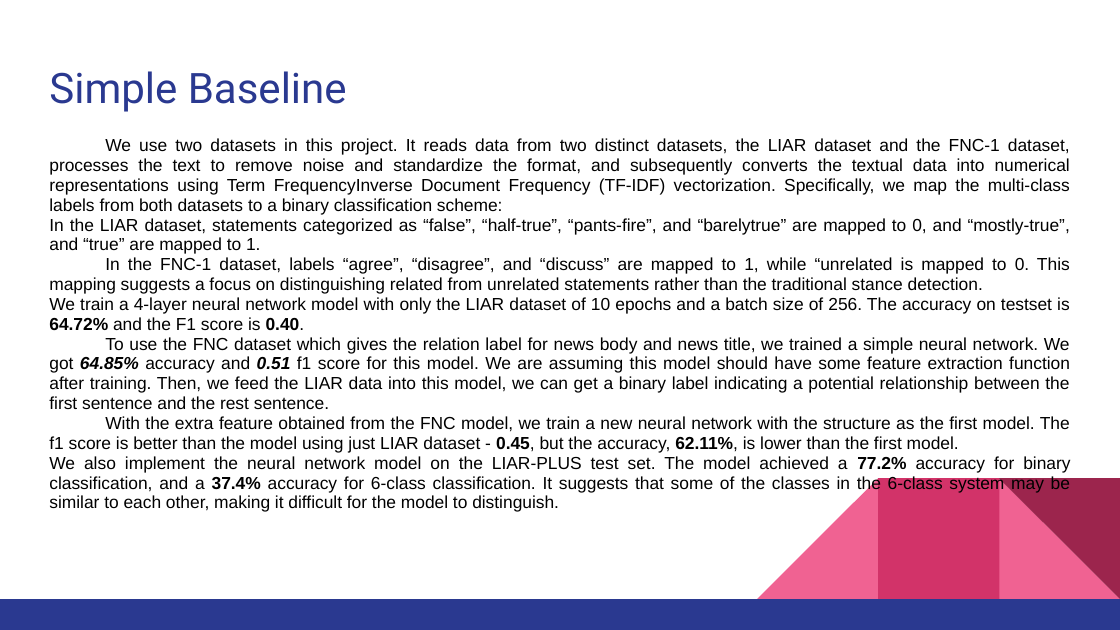
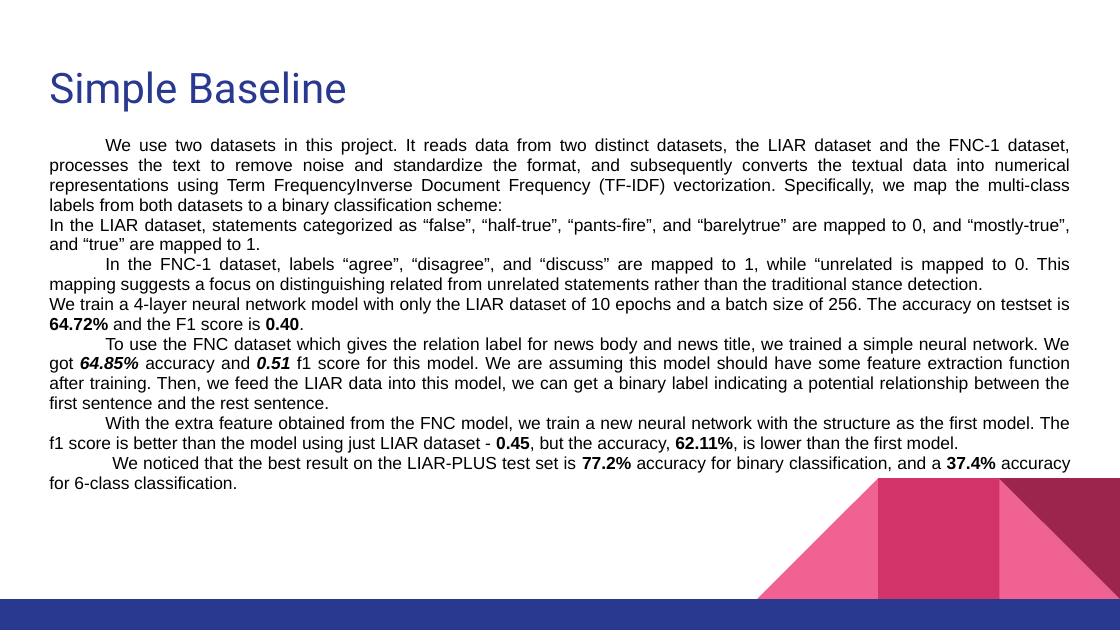
Before and after one commit to kevin00hu/CIS-5300-final-project, a slide deck: slide 7 of milestone 3/Fake News Detection.pptx. Drawn at 1120x630 pixels with LibreOffice and Linux fonts; fonts in the diff are those of the drawing. Boxes give left, top, right and bottom in pixels: in the first picture for what was removed or moved away, otherwise in the second. Text is boxed around its words. In the diff, an @@ line names an element or a change of style, - is before the commit and + after.

```diff
--- a/milestone 3/Fake News Detection.pptx
+++ b/milestone 3/Fake News Detection.pptx
@@ text at box(49, 456, 1070, 489): text changed @@
-We also implement the neural network model on the LIAR-PLUS test set. The model achieved a 77.2% accuracy for binary classification, and a 37.4% accuracy for 6-class classification. It suggests that some of the classes in the 6-class system may be similar to each other, making it difficult for the model to distinguish.
+We noticed that the best result on the LIAR-PLUS test set is 77.2% accuracy for binary classification, and a 37.4% accuracy for 6-class classification.
```
Also in this commit, not shown: 3 other slides changed.
